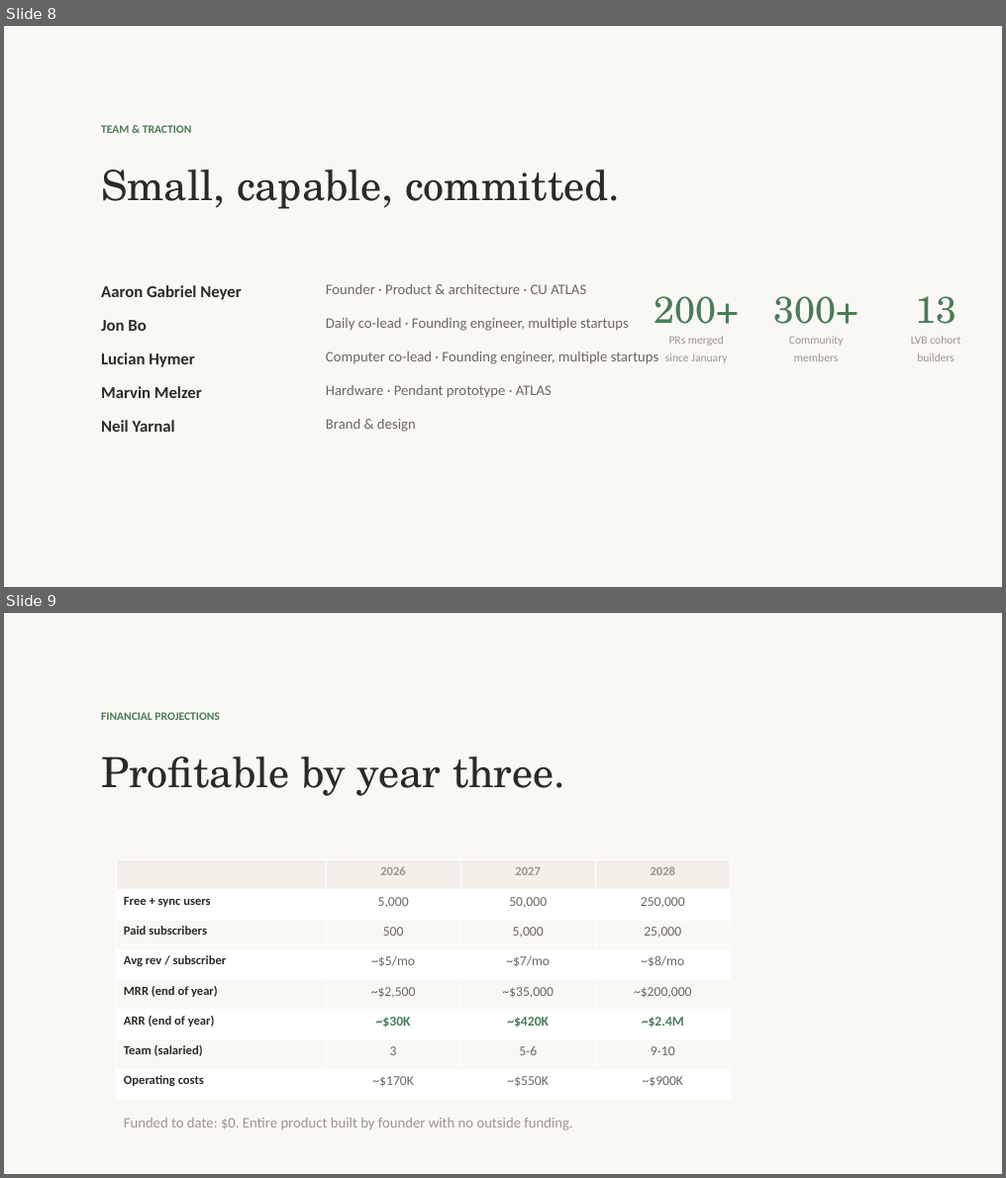
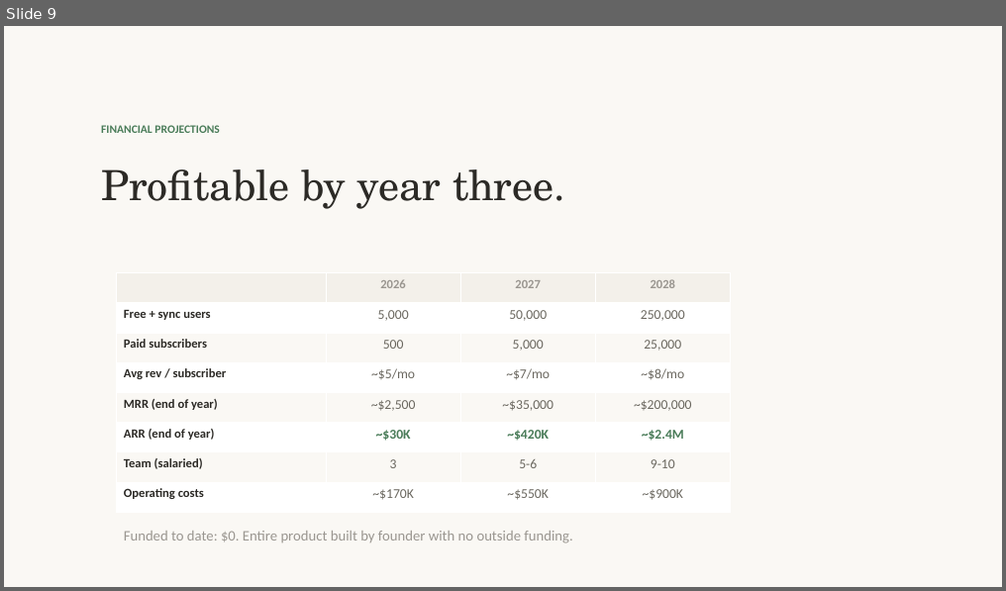
Before and after one commit to OpenParachutePBC/parachute-computer, a slide deck: nvc-pitch-deck.pptx. Shown one above the other, each under a label of ours: slides 8 and 9 before the commit, slide 9 after it. The pictures are 1006x1178 and 1006x591 pixels, drawn with LibreOffice and Linux fonts; fonts in the diff are those of the drawing. Boxes give left, top, right and bottom in pixels: in the first picture for what was removed or moved away, otherwise in the second. Text is boxed around its words. In the diff, an @@ line names an element or a change of style, - is before the commit and + after.

```diff
--- a/nvc-pitch-deck.pptx
+++ b/nvc-pitch-deck.pptx
@@ slide 8 removed at <box>4,26,1002,587</box>, background #FAF8F4 @@
@@ text removed at <box>101,125,192,133</box> @@
-TEAM & TRACTION
@@ text removed at <box>101,170,620,209</box> @@
-Small, capable, committed.
@@ text removed at <box>101,285,241,300</box> @@
-Aaron Gabriel Neyer
@@ text removed at <box>326,284,586,294</box> @@
-Founder · Product & architecture · CU ATLAS
@@ text removed at <box>101,320,146,331</box> @@
-Jon Bo
@@ text removed at <box>326,318,629,331</box> @@
-Daily co-lead · Founding engineer, multiple startups
@@ text removed at <box>653,296,739,324</box> @@
-200+
@@ text removed at <box>773,296,858,324</box> @@
-300+
@@ text removed at <box>915,296,956,324</box> @@
-13
@@ text removed at <box>326,352,659,365</box> @@
-Computer co-lead · Founding engineer, multiple startups
@@ text removed at <box>665,336,727,364</box> @@
-PRs merged
-since January
@@ text removed at <box>789,336,844,362</box> @@
-Community
-members
@@ text removed at <box>911,336,960,362</box> @@
-LVB cohort
-builders
@@ text removed at <box>101,353,194,368</box> @@
-Lucian Hymer
@@ text removed at <box>101,386,202,398</box> @@
-Marvin Melzer
@@ text removed at <box>326,385,551,398</box> @@
-Hardware · Pendant prototype · ATLAS
@@ text removed at <box>101,420,175,432</box> @@
-Neil Yarnal
@@ text removed at <box>326,419,416,432</box> @@
-Brand & design
```
Also in this commit, not shown: 4 slides changed, 1 slide added, 4 other files.
